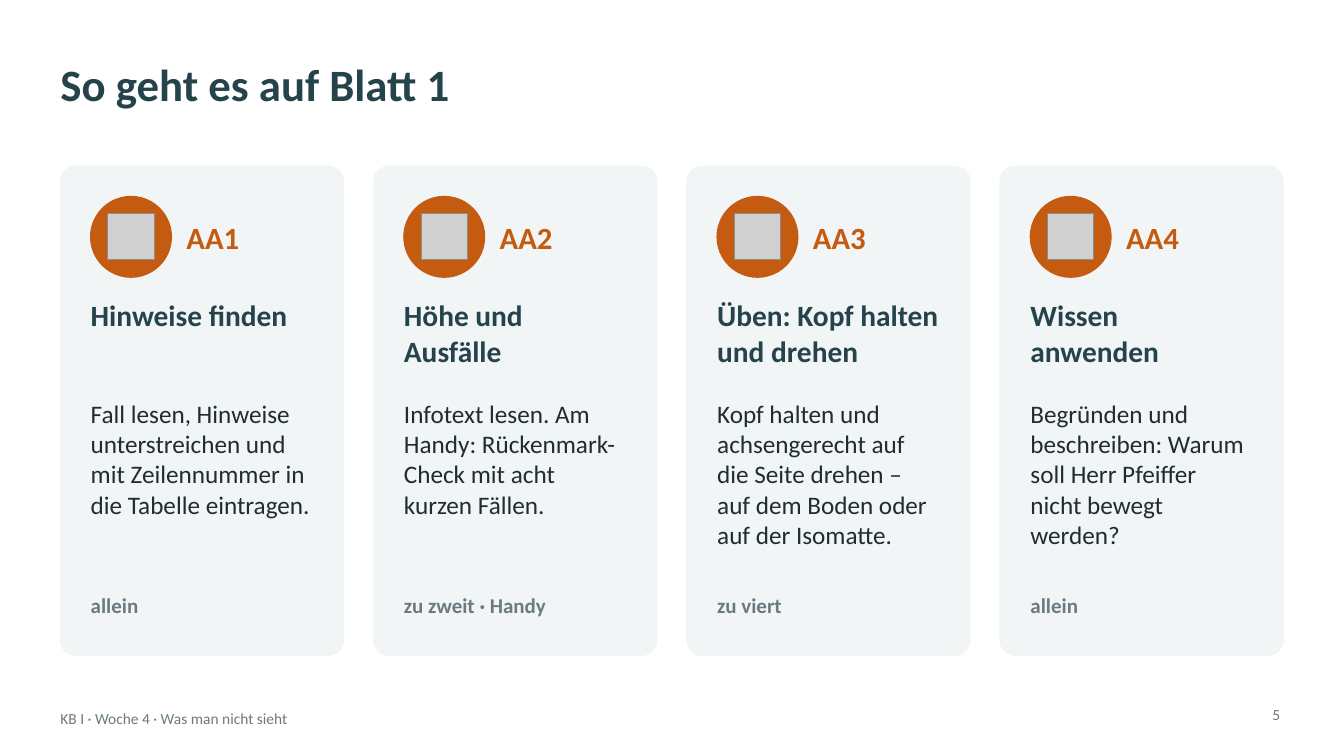
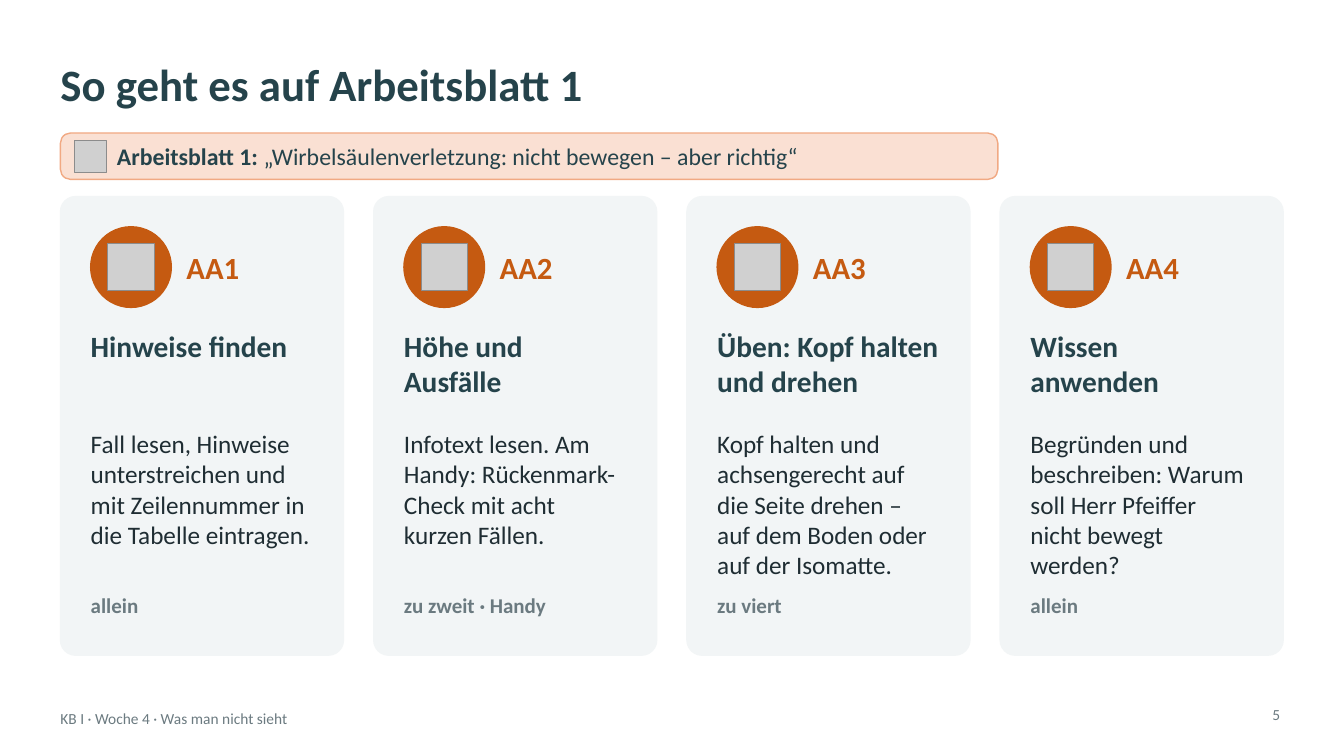
Before and after one commit to klawittersven-arch/3BFP2-kb1-notfall, a slide deck: slide 5 of arbeitsblatt/KB1_W4_Praesentation_1_Einstieg_Wirbelsaeule.pptx. Drawn at 1344x756 pixels with LibreOffice and Linux fonts; fonts in the diff are those of the drawing; grey boxes stand for pictures; background and template pictures are left out. Boxes give left, top, right and bottom in pixels: in the first picture for what was removed or moved away, otherwise in the second. Text is boxed around its words. In the diff, an @@ line names an element or a change of style, - is before the commit and + after.

```diff
--- a/arbeitsblatt/KB1_W4_Praesentation_1_Einstieg_Wirbelsaeule.pptx
+++ b/arbeitsblatt/KB1_W4_Praesentation_1_Einstieg_Wirbelsaeule.pptx
@@ title at [60, 69, 583, 109]: text changed @@
-So geht es auf Blatt 1
+So geht es auf Arbeitsblatt 1
@@ rounded rectangle added at [60, 133, 998, 179], fill #F1A983 at 35% opacity, outline #F1A983 1 pt @@
@@ picture added at [75, 140, 107, 172] @@
@@ text added at [117, 148, 798, 169], 17 pt, text #25434B @@
+Arbeitsblatt 1: „Wirbelsäulenverletzung: nicht bewegen – aber richtig“
@@ rounded rectangle: place and size @@
-rounded rectangle at [60, 166, 344, 655]
+rounded rectangle at [60, 197, 344, 655]
@@ rounded rectangle: place and size @@
-rounded rectangle at [374, 166, 657, 655]
+rounded rectangle at [374, 197, 657, 655]
@@ rounded rectangle: place and size @@
-rounded rectangle at [688, 166, 971, 655]
+rounded rectangle at [688, 197, 971, 655]
@@ rounded rectangle: place and size @@
-rounded rectangle at [1000, 166, 1284, 655]
+rounded rectangle at [1000, 197, 1284, 655]
@@ 8 texts, 4 pictures, 4 ellipses: place and size @@
-8 texts, 4 pictures, 4 ellipses at [91, 197, 1179, 363]
+8 texts, 4 pictures, 4 ellipses at [91, 227, 1179, 393]
@@ text "Fall lesen, Hinweise unterstreichen und ...": place and size @@
-text "Fall lesen, Hinweise unterstreichen und ..." at [91, 405, 310, 519]
+text "Fall lesen, Hinweise unterstreichen und ..." at [91, 435, 310, 549]
@@ text "Infotext lesen. Am Handy: Rückenmark-Check ...": place and size @@
-text "Infotext lesen. Am Handy: Rückenmark-Check ..." at [404, 405, 615, 514]
+text "Infotext lesen. Am Handy: Rückenmark-Check ..." at [404, 435, 615, 544]
@@ text "Kopf halten und achsengerecht auf ...": place and size @@
-text "Kopf halten und achsengerecht auf ..." at [717, 405, 927, 544]
+text "Kopf halten und achsengerecht auf ..." at [717, 435, 927, 574]
@@ text "Begründen und beschreiben: Warum soll ...": place and size @@
-text "Begründen und beschreiben: Warum soll ..." at [1030, 405, 1244, 544]
+text "Begründen und beschreiben: Warum soll ..." at [1030, 435, 1244, 574]
```
Also in this commit, not shown: 4 other slides changed, 3 other files.
